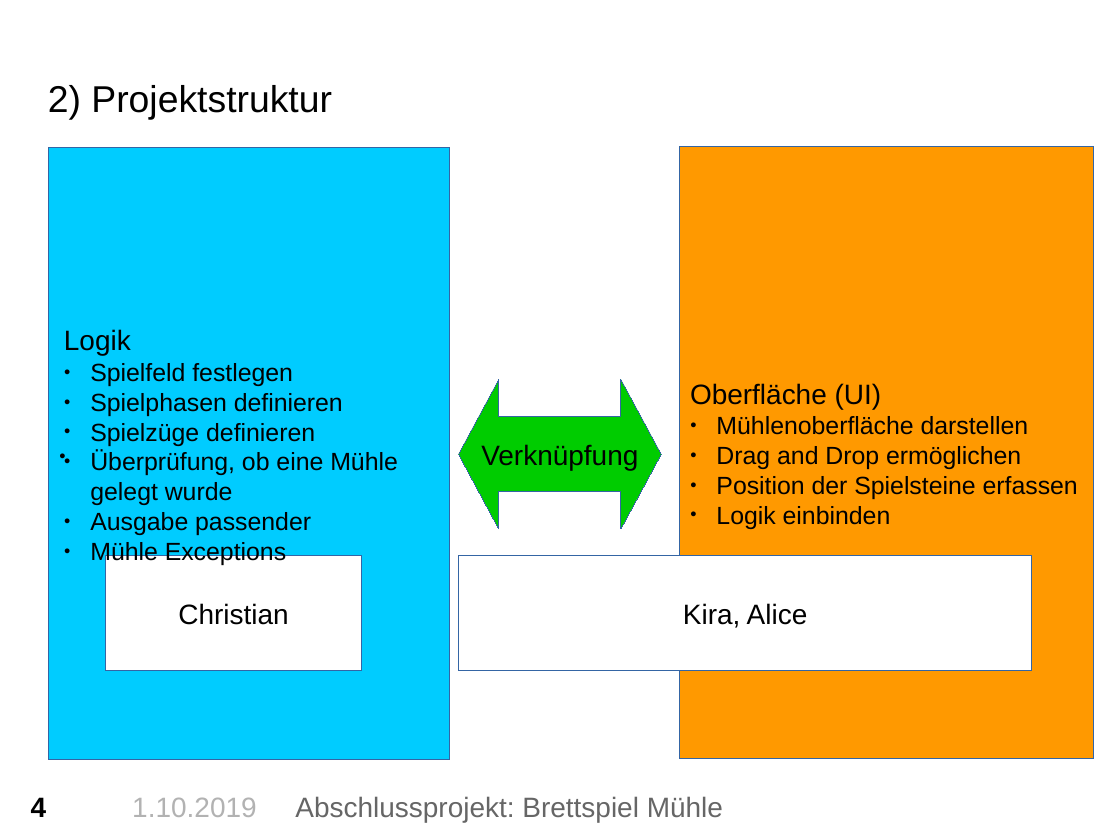
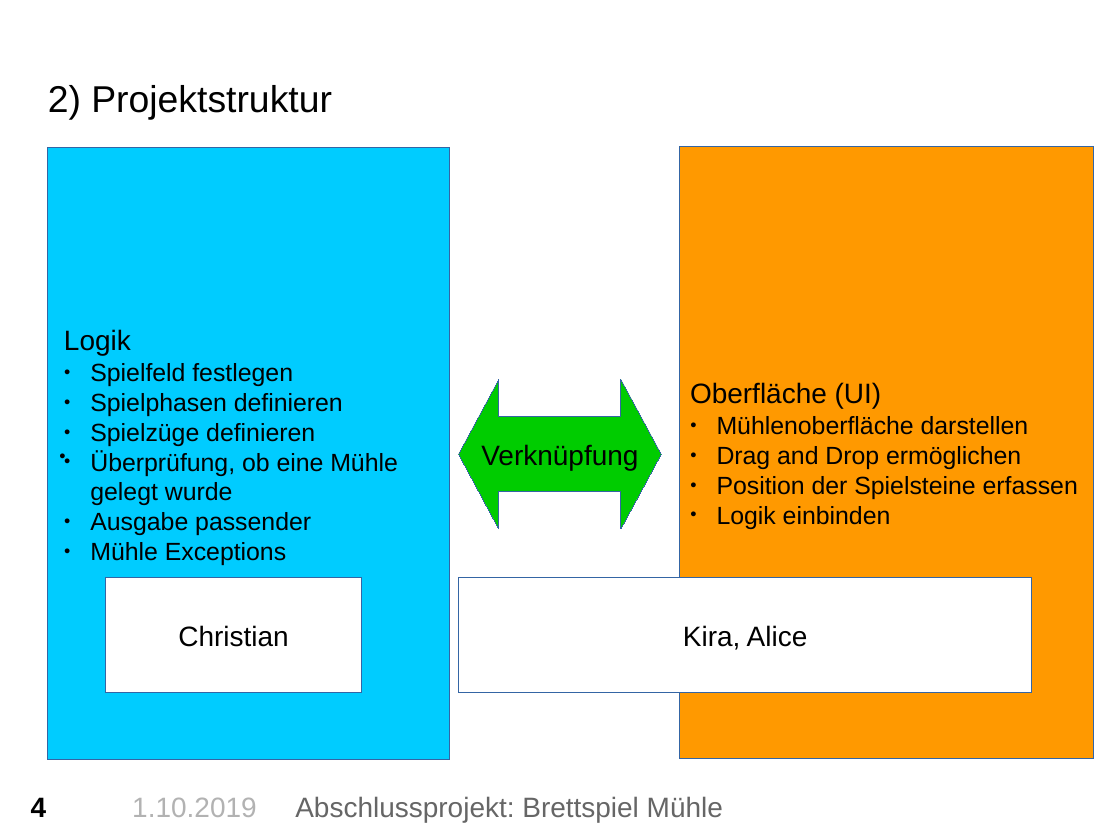
Before and after one commit to alicekre/Python_Muehle, a slide deck: slide 4 of PräsentationPython.pptx. Drawn at 1120x840 pixels with LibreOffice and Linux fonts; fonts in the diff are those of the drawing; background and template pictures are left out. Boxes give left, top, right and bottom in pixels: in the first picture for what was removed or moved away, otherwise in the second. Text is boxed around its words. In the diff, an @@ line names an element or a change of style, - is before the commit and + after.

```diff
--- a/PräsentationPython.pptx
+++ b/PräsentationPython.pptx
@@ rectangle "Christian": place and size @@
-rectangle "Christian" at <box>105,556,361,670</box>
+rectangle "Christian" at <box>105,578,361,692</box>
@@ rectangle "Kira, Alice": place and size @@
-rectangle "Kira, Alice" at <box>458,556,1032,670</box>
+rectangle "Kira, Alice" at <box>458,578,1032,692</box>
```
Also in this commit, not shown: 4 other slides changed.
